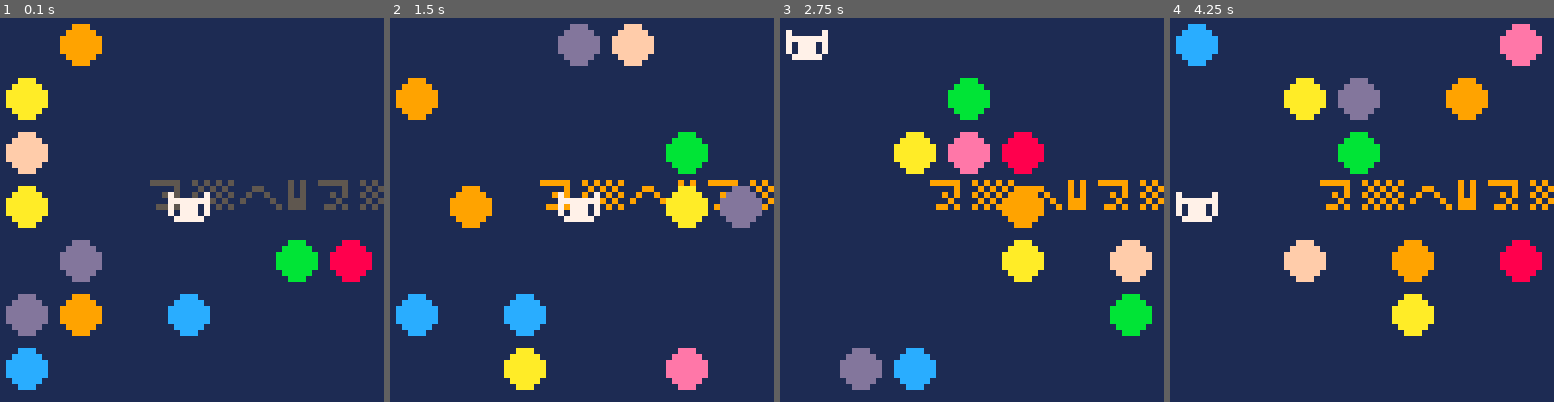
Above: before the commit, frames 1-4 (left to right).
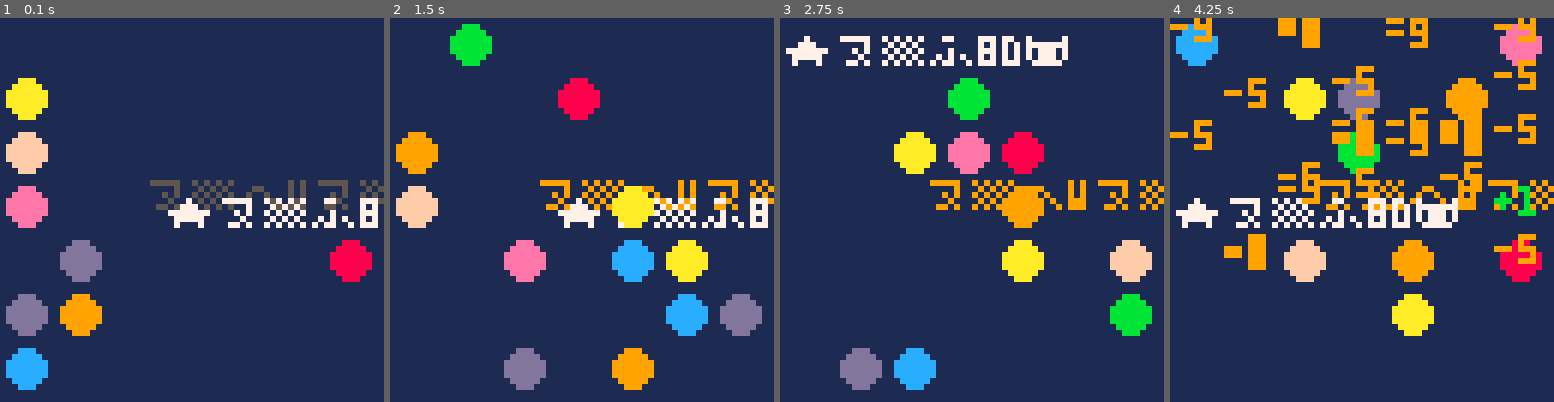
Above: after the commit, the same moments.

Repository: pancelor/bubble-cat
Game: PICO-8 cartridge min.p8
Two runs of this game, one before a commit and one after it. Both use one fixed random seed, a clock stepped at 60 frames per second and the inputs below.
Inputs:
- Up to frame 1 (0.1 s): no input
- Up to frame 2 (1.5 s): tap X (X key) at 0.33, 1.07 s; tap O (Z key) at 0.7 s
- Up to frame 3 (2.75 s): hold Right 1.6-2.1 s; tap O (Z key) at 1.7, 2.1, 2.5 s; tap X (X key) at 1.85 s; hold Up 2.15-2.42 s; hold Right from 2.47 s (still down)
- Up to frame 4 (4.25 s): tap O (Z key) every 0.4 s from 2.9 to 4.1 s; tap X (X key) at 2.97, 4.08 s; release Right at 3.03 s; hold Left 3.08-3.58 s; hold Down 3.63-3.97 s; hold Right from 4.02 s (still down)

The runs differ from the first frame. In frame 1, 5.2% of the frame differs, in the area x 1-99%, y 1-83%; in frame 2, 21%, in the area x 1-99%, y 1-97%; in frame 3, 2.5%; in frame 4, 10%.

Commit message:
welcome back catstar! 626

Diff:
--- a/min.lua
+++ b/min.lua
@@ -9,7 +9,7 @@
 if(b>0)fcn=b*.5938&.75
 if(not fc)fc,fcn=fcn
 if(fc)px+=cos(fc)py+=sin(fc)
-ty=abs(px-3)>3or abs(py-3)>3?"🐱",px*9+1,py*9+2,7
+ty=abs(px-3)>3or abs(py-3)>3?"★⁵8d🐱",px*9+1,py*9+3,7
 for i=bln,2,-2do
 d=q and"-5"v=@(i+1)*9u=@i*9rf(u+4,v+4,3,i/2|8)
 if(py==v\9and @i==px)ty=1poke2(i,%bln)bln-=2d="+1"?"⁷i6v1d1"
